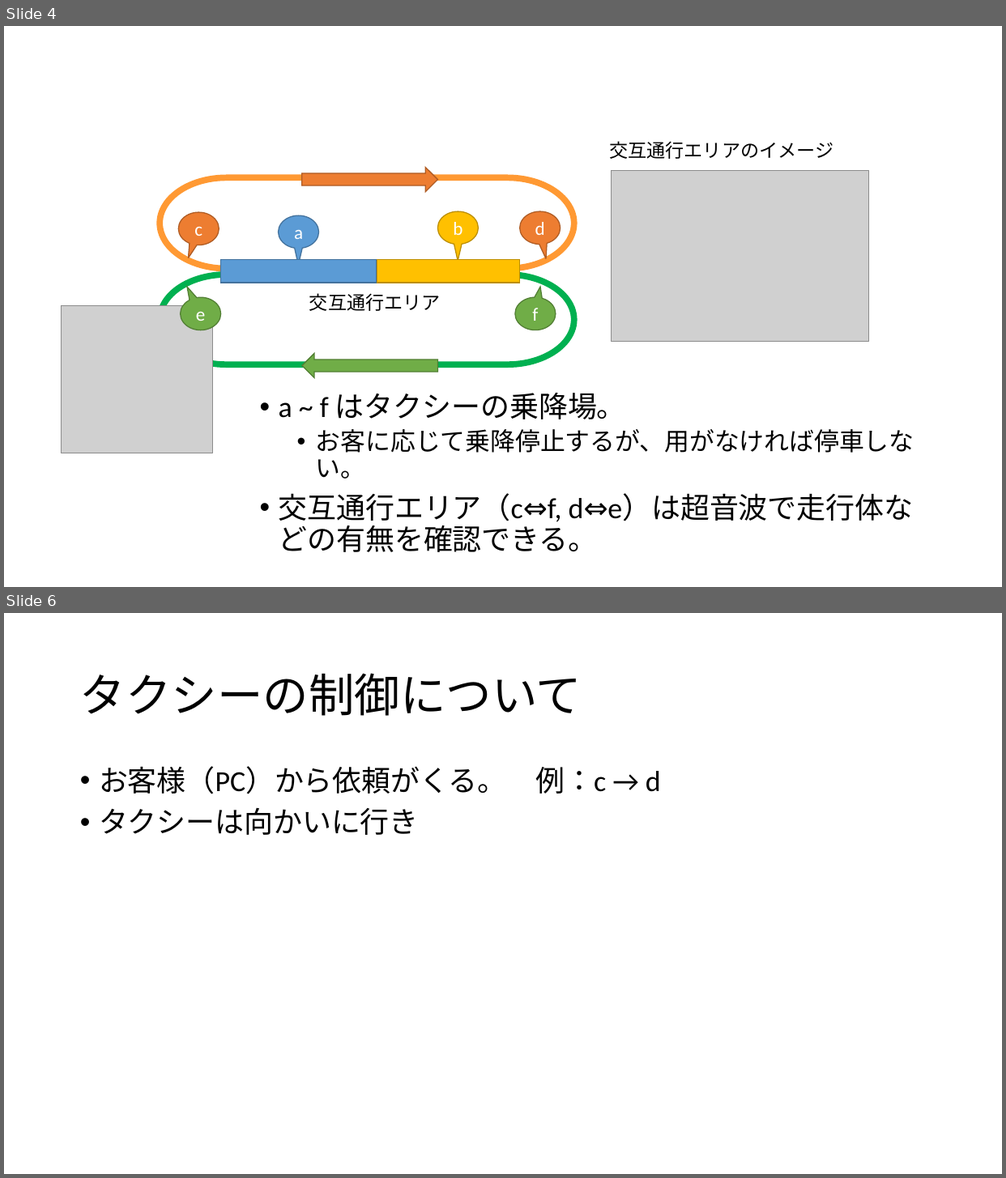
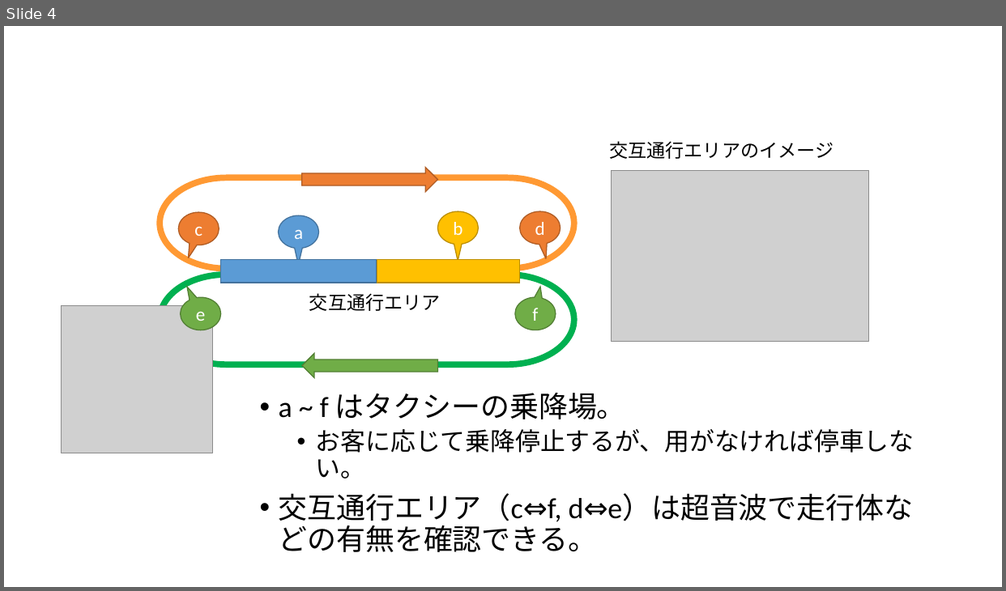
Before and after one commit to nichiyoubi/model_checking_exercise, a slide deck: memo/課題検討hayakawa.pptx. Shown one above the other, each under a label of ours: slides 4 and 6 before the commit, slide 4 after it; the slides between them are not shown. The pictures are 1006x1178 and 1006x591 pixels, drawn with LibreOffice and Linux fonts; fonts in the diff are those of the drawing; grey boxes stand for pictures. Boxes give left, top, right and bottom in pixels: in the first picture for what was removed or moved away, otherwise in the second. Text is boxed around its words. In the diff, an @@ line names an element or a change of style, - is before the commit and + after.

```diff
--- a/memo/課題検討hayakawa.pptx
+++ b/memo/課題検討hayakawa.pptx
@@ slide 6 removed at bbox=[4, 613, 1002, 1174], background #FFFFFF @@
@@ title removed at bbox=[80, 673, 582, 716] @@
-タクシーの制御について
@@ text removed at bbox=[99, 766, 661, 835] @@
-• お客様（PC）から依頼がくる。 例：c → d
-• タクシーは向かいに行き
```
Also in this commit, not shown: 2 slides changed, 6 slides added, 3 other slides removed, 1 other file.
